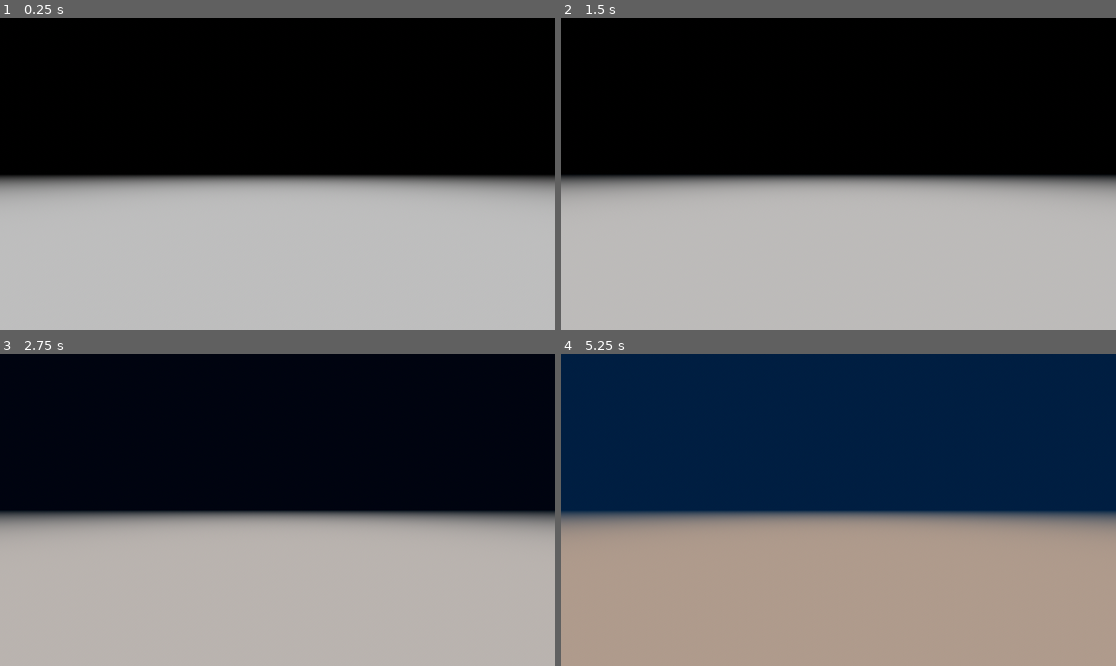
Above: before the commit, frames 1-4 (two rows, left to right).
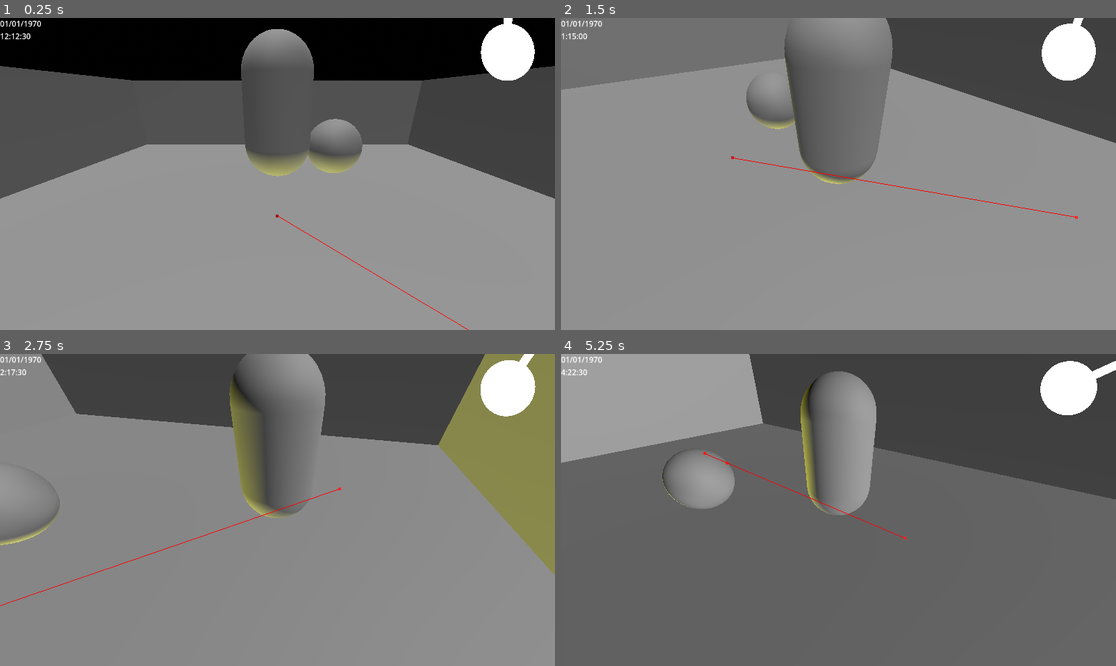
Above: after the commit, the same moments.

Repository: Nathan-R-Og/PlayPlay
Game: Godot game, scene res://node_3d.tscn
The game is run twice, just before and just after one commit, with the same random seed, the same clock (stepped at 60 frames per second) and the same inputs.
Inputs:
- Up to frame 1 (0.25 s): no input
- Up to frame 2 (1.5 s): no input
- Up to frame 3 (2.75 s): no input
- Up to frame 4 (5.25 s): no input

The runs differ from the first frame. In frame 1, 81% of the frame differs, in the area x 0-100%, y 0-100%; in frame 2, 97%; in frame 3, 98%; in frame 4, 98%.

Commit message:
this is a week old
lol

Diff:
--- /dev/null
+++ b/Camera.gd
@@ -0,0 +1,5 @@
+extends Camera3D
+@export var guy:Pet=null
+
+func _process(delta):
+	look_at(guy.position)
--- /dev/null
+++ b/UI.gd
@@ -0,0 +1,59 @@
+extends CanvasLayer
+class_name Pet_Game_UI
+var twelveHour = true
+
+var dateSplit = "/"
+var dateOrder="MM/DD/YYYY"
+
+## Reorders a date according to a passed date order.
+## To use, pass the input date, the splitter you plan to use, the new order, and the old order of values.
+func dateReorder(date, splitter, newOrder, oldOrder = "YMD"):
+	var oSplitter = "/"
+	for i in date.length():
+		if !date[i].is_valid_int():
+			oSplitter = date[i]
+			break
+
+
+
+	var wrapper = Array(date.split(oSplitter))
+	var y = 0
+	var m = 0
+	var d = 0
+
+	for i in oldOrder.length():
+		match oldOrder[i]:
+			"D": d = str(int(wrapper[i]))#day
+			"M": m = str(int(wrapper[i]))#month
+			"Y": y = str(int(wrapper[i]))#year
+
+
+
+	wrapper = []
+	for i in newOrder.split("/"):
+		var use = -1
+		match i[0]:
+			"D": use = d#day
+			"M": use = m#month
+			"Y": use = y#year
+		#pad_zero throws a fuck ton errors; using this instead
+		while use.length() < i.length(): use = "0"+use
+		wrapper.append(use)
+	return splitter.join(wrapper)
+
+func _process(delta):
+	var parse = Time.get_datetime_string_from_unix_time(get_tree().current_scene.useTime).split("T")
+
+	var raw = parse.duplicate()
+
+
+	var newDate = dateReorder(parse[0], dateSplit, dateOrder)
+
+	var wrapper = Array(parse[1].split(":"))
+	if twelveHour: wrapper.insert(0, str(wrapi(int(wrapper.pop_front()), 1, 13)) )
+	var newTime = ":".join(wrapper)
+
+	$Time.text = str(newDate+"\n"+newTime)
+
+
+	$Dial.rotation_degrees = (get_tree().current_scene.hours / 24.0) * 360
--- /dev/null
+++ b/node_3d.gd
@@ -0,0 +1,18 @@
+extends Node3D
+var time = 0.0
+var realTime = false
+var miliseconds
+var seconds = 0.0
+var minutes = 0.0
+var hours = 0.0
+var useTime = 0.0
+func _process(delta):
+	var localTime = Time.get_unix_time_from_system() + (Time.get_time_zone_from_system().bias * 60)
+	if realTime: useTime = localTime
+	else:
+		time += delta * 3000
+		useTime = time
+	miliseconds = useTime - floor(useTime)
+	seconds = fmod(useTime, 60)
+	minutes = useTime / 60.0
+	hours = minutes / 60.0
--- a/node_3d.tscn
+++ b/node_3d.tscn
@@ -1,6 +1,10 @@
-[gd_scene load_steps=5 format=3 uid="uid://bg8k6epuuvbed"]
+[gd_scene load_steps=20 format=3 uid="uid://bg8k6epuuvbed"]
 
+[ext_resource type="Script" path="res://node_3d.gd" id="1_a5v35"]
+[ext_resource type="Script" path="res://Camera.gd" id="1_ixixm"]
 [ext_resource type="Script" path="res://range.gd" id="1_w38eq"]
+[ext_resource type="PackedScene" uid="uid://c4dju4bfqg51v" path="res://playplay.tscn" id="2_vu28x"]
+[ext_resource type="Script" path="res://UI.gd" id="5_vqs81"]
 
 [sub_resource type="ProceduralSkyMaterial" id="ProceduralSkyMaterial_i3688"]
 sky_top_color = Color(0.384314, 0.454902, 0.54902, 1)
@@ -13,18 +17,138 @@
 background_mode = 2
 sky = SubResource("Sky_8vodk")
 
+[sub_resource type="BoxMesh" id="BoxMesh_wpp70"]
+
+[sub_resource type="ConcavePolygonShape3D" id="ConcavePolygonShape3D_25d6q"]
+data = PackedVector3Array(-0.5, 0.5, 0.5, 0.5, 0.5, 0.5, -0.5, -0.5, 0.5, 0.5, 0.5, 0.5, 0.5, -0.5, 0.5, -0.5, -0.5, 0.5, 0.5, 0.5, -0.5, -0.5, 0.5, -0.5, 0.5, -0.5, -0.5, -0.5, 0.5, -0.5, -0.5, -0.5, -0.5, 0.5, -0.5, -0.5, 0.5, 0.5, 0.5, 0.5, 0.5, -0.5, 0.5, -0.5, 0.5, 0.5, 0.5, -0.5, 0.5, -0.5, -0.5, 0.5, -0.5, 0.5, -0.5, 0.5, -0.5, -0.5, 0.5, 0.5, -0.5, -0.5, -0.5, -0.5, 0.5, 0.5, -0.5, -0.5, 0.5, -0.5, -0.5, -0.5, 0.5, 0.5, 0.5, -0.5, 0.5, 0.5, 0.5, 0.5, -0.5, -0.5, 0.5, 0.5, -0.5, 0.5, -0.5, 0.5, 0.5, -0.5, -0.5, -0.5, 0.5, 0.5, -0.5, 0.5, -0.5, -0.5, -0.5, 0.5, -0.5, 0.5, 0.5, -0.5, -0.5, -0.5, -0.5, -0.5)
+
+[sub_resource type="ConcavePolygonShape3D" id="ConcavePolygonShape3D_kqx63"]
+data = PackedVector3Array(-0.5, 0.5, 0.5, 0.5, 0.5, 0.5, -0.5, -0.5, 0.5, 0.5, 0.5, 0.5, 0.5, -0.5, 0.5, -0.5, -0.5, 0.5, 0.5, 0.5, -0.5, -0.5, 0.5, -0.5, 0.5, -0.5, -0.5, -0.5, 0.5, -0.5, -0.5, -0.5, -0.5, 0.5, -0.5, -0.5, 0.5, 0.5, 0.5, 0.5, 0.5, -0.5, 0.5, -0.5, 0.5, 0.5, 0.5, -0.5, 0.5, -0.5, -0.5, 0.5, -0.5, 0.5, -0.5, 0.5, -0.5, -0.5, 0.5, 0.5, -0.5, -0.5, -0.5, -0.5, 0.5, 0.5, -0.5, -0.5, 0.5, -0.5, -0.5, -0.5, 0.5, 0.5, 0.5, -0.5, 0.5, 0.5, 0.5, 0.5, -0.5, -0.5, 0.5, 0.5, -0.5, 0.5, -0.5, 0.5, 0.5, -0.5, -0.5, -0.5, 0.5, 0.5, -0.5, 0.5, -0.5, -0.5, -0.5, 0.5, -0.5, 0.5, 0.5, -0.5, -0.5, -0.5, -0.5, -0.5)
+
+[sub_resource type="ConcavePolygonShape3D" id="ConcavePolygonShape3D_w5kyq"]
+data = PackedVector3Array(-0.5, 0.5, 0.5, 0.5, 0.5, 0.5, -0.5, -0.5, 0.5, 0.5, 0.5, 0.5, 0.5, -0.5, 0.5, -0.5, -0.5, 0.5, 0.5, 0.5, -0.5, -0.5, 0.5, -0.5, 0.5, -0.5, -0.5, -0.5, 0.5, -0.5, -0.5, -0.5, -0.5, 0.5, -0.5, -0.5, 0.5, 0.5, 0.5, 0.5, 0.5, -0.5, 0.5, -0.5, 0.5, 0.5, 0.5, -0.5, 0.5, -0.5, -0.5, 0.5, -0.5, 0.5, -0.5, 0.5, -0.5, -0.5, 0.5, 0.5, -0.5, -0.5, -0.5, -0.5, 0.5, 0.5, -0.5, -0.5, 0.5, -0.5, -0.5, -0.5, 0.5, 0.5, 0.5, -0.5, 0.5, 0.5, 0.5, 0.5, -0.5, -0.5, 0.5, 0.5, -0.5, 0.5, -0.5, 0.5, 0.5, -0.5, -0.5, -0.5, 0.5, 0.5, -0.5, 0.5, -0.5, -0.5, -0.5, 0.5, -0.5, 0.5, 0.5, -0.5, -0.5, -0.5, -0.5, -0.5)
+
+[sub_resource type="ConcavePolygonShape3D" id="ConcavePolygonShape3D_l2vok"]
+data = PackedVector3Array(-0.5, 0.5, 0.5, 0.5, 0.5, 0.5, -0.5, -0.5, 0.5, 0.5, 0.5, 0.5, 0.5, -0.5, 0.5, -0.5, -0.5, 0.5, 0.5, 0.5, -0.5, -0.5, 0.5, -0.5, 0.5, -0.5, -0.5, -0.5, 0.5, -0.5, -0.5, -0.5, -0.5, 0.5, -0.5, -0.5, 0.5, 0.5, 0.5, 0.5, 0.5, -0.5, 0.5, -0.5, 0.5, 0.5, 0.5, -0.5, 0.5, -0.5, -0.5, 0.5, -0.5, 0.5, -0.5, 0.5, -0.5, -0.5, 0.5, 0.5, -0.5, -0.5, -0.5, -0.5, 0.5, 0.5, -0.5, -0.5, 0.5, -0.5, -0.5, -0.5, 0.5, 0.5, 0.5, -0.5, 0.5, 0.5, 0.5, 0.5, -0.5, -0.5, 0.5, 0.5, -0.5, 0.5, -0.5, 0.5, 0.5, -0.5, -0.5, -0.5, 0.5, 0.5, -0.5, 0.5, -0.5, -0.5, -0.5, 0.5, -0.5, 0.5, 0.5, -0.5, -0.5, -0.5, -0.5, -0.5)
+
+[sub_resource type="ConcavePolygonShape3D" id="ConcavePolygonShape3D_6hgp3"]
+data = PackedVector3Array(-0.5, 0.5, 0.5, 0.5, 0.5, 0.5, -0.5, -0.5, 0.5, 0.5, 0.5, 0.5, 0.5, -0.5, 0.5, -0.5, -0.5, 0.5, 0.5, 0.5, -0.5, -0.5, 0.5, -0.5, 0.5, -0.5, -0.5, -0.5, 0.5, -0.5, -0.5, -0.5, -0.5, 0.5, -0.5, -0.5, 0.5, 0.5, 0.5, 0.5, 0.5, -0.5, 0.5, -0.5, 0.5, 0.5, 0.5, -0.5, 0.5, -0.5, -0.5, 0.5, -0.5, 0.5, -0.5, 0.5, -0.5, -0.5, 0.5, 0.5, -0.5, -0.5, -0.5, -0.5, 0.5, 0.5, -0.5, -0.5, 0.5, -0.5, -0.5, -0.5, 0.5, 0.5, 0.5, -0.5, 0.5, 0.5, 0.5, 0.5, -0.5, -0.5, 0.5, 0.5, -0.5, 0.5, -0.5, 0.5, 0.5, -0.5, -0.5, -0.5, 0.5, 0.5, -0.5, 0.5, -0.5, -0.5, -0.5, 0.5, -0.5, 0.5, 0.5, -0.5, -0.5, -0.5, -0.5, -0.5)
+
+[sub_resource type="NavigationMesh" id="NavigationMesh_eva76"]
+vertices = PackedVector3Array(-0.5, 0.5, 0.5, 0.5, 0.5, -0.5, 0.5, 0.5, 0.5, -0.5, 0.5, -0.5, -0.5, -0.5, 0.5, 0.5, -0.5, -0.5, 0.5, -0.5, 0.5, -0.5, -0.5, -0.5, 0.5, 0.5, 0.5, -0.5, 0.5, -0.5, 0.5, 0.5, -0.5, -0.5, 0.5, 0.5, 0.5, -0.5, 0.5, -0.5, -0.5, -0.5, 0.5, -0.5, -0.5, -0.5, -0.5, 0.5, 0.5, 0.5, 0.5, -0.5, -0.5, 0.5, -0.5, 0.5, 0.5, 0.5, -0.5, 0.5, 0.5, 0.5, -0.5, -0.5, -0.5, -0.5, -0.5, 0.5, -0.5, 0.5, -0.5, -0.5)
+polygons = [PackedInt32Array(0, 2, 4), PackedInt32Array(2, 6, 4), PackedInt32Array(1, 3, 5), PackedInt32Array(3, 7, 5), PackedInt32Array(8, 10, 12), PackedInt32Array(10, 14, 12), PackedInt32Array(9, 11, 13), PackedInt32Array(11, 15, 13), PackedInt32Array(16, 18, 20), PackedInt32Array(18, 22, 20), PackedInt32Array(17, 19, 21), PackedInt32Array(19, 23, 21)]
+
+[sub_resource type="SphereMesh" id="SphereMesh_j8noc"]
+
+[sub_resource type="SphereShape3D" id="SphereShape3D_tm7g7"]
+
+[sub_resource type="SphereMesh" id="SphereMesh_jg2r2"]
+
+[sub_resource type="BoxMesh" id="BoxMesh_f14ve"]
+
 [node name="Node3D" type="Node3D"]
+script = ExtResource("1_a5v35")
+
+[node name="Level" type="Node3D" parent="."]
+
+[node name="Camera" type="Camera3D" parent="Level" node_paths=PackedStringArray("guy")]
+transform = Transform3D(1, 0, 0, 0, 0.936672, 0.350207, 0, -0.350207, 0.936672, 0, 0.733186, 3.13574)
+current = true
+script = ExtResource("1_ixixm")
+guy = NodePath("../../Objects/PlayPlay")
+
+[node name="Env" type="WorldEnvironment" parent="Level"]
+environment = SubResource("Environment_0tsrc")
 script = ExtResource("1_w38eq")
 
-[node name="Camera" type="Camera3D" parent="."]
-current = true
-
-[node name="Env" type="WorldEnvironment" parent="."]
-environment = SubResource("Environment_0tsrc")
-
-[node name="Sun" type="DirectionalLight3D" parent="."]
+[node name="Sun" type="DirectionalLight3D" parent="Level/Env"]
 transform = Transform3D(1, 0, 0, 0, -4.37114e-08, -1, 0, 1, -4.37114e-08, 0, 0, 0)
 light_color = Color(1, 1, 0, 1)
 
-[node name="Moon" type="DirectionalLight3D" parent="."]
+[node name="Moon" type="DirectionalLight3D" parent="Level/Env"]
 transform = Transform3D(1, 0, 0, 0, -4.37114e-08, -1, 0, 1, -4.37114e-08, 0, 0, 0)
+
+[node name="Meshes" type="Node3D" parent="Level"]
+
+[node name="MeshInstance3D" type="MeshInstance3D" parent="Level/Meshes"]
+transform = Transform3D(-0.352313, 0, 0, 0, -2.64653, 0, 0, 0, -12.2623, -5.97597, 0, 4.74303e-08)
+mesh = SubResource("BoxMesh_wpp70")
+skeleton = NodePath("../..")
+
+[node name="MeshInstance3D2" type="MeshInstance3D" parent="Level/Meshes"]
+transform = Transform3D(0.352313, 0, 1.07201e-06, 0, -2.64653, 0, -3.08001e-08, 0, 12.2623, 5.97597, 0, -4.75696e-07)
+mesh = SubResource("BoxMesh_wpp70")
+skeleton = NodePath("../..")
+
+[node name="MeshInstance3D3" type="MeshInstance3D" parent="Level/Meshes"]
+transform = Transform3D(1.54204e-08, 0, -12.2462, 0, -2.64653, 0, 0.352778, 0, 5.35297e-07, 3.03896e-07, 0, 5.98386)
+mesh = SubResource("BoxMesh_wpp70")
+skeleton = NodePath("../..")
+
+[node name="MeshInstance3D4" type="MeshInstance3D" parent="Level/Meshes"]
+transform = Transform3D(-4.62612e-08, 0, 12.2462, 0, -2.64653, 0, -0.352778, 0, -1.60589e-06, -7.40976e-07, 0, -5.98386)
+mesh = SubResource("BoxMesh_wpp70")
+skeleton = NodePath("../..")
+
+[node name="MeshInstance3D5" type="MeshInstance3D" parent="Level/Meshes"]
+transform = Transform3D(11.836, 0, 0, 0, 0.0751039, 0, 0, 0, 11.6607, 4.26776e-08, -1.30539, 4.74303e-08)
+mesh = SubResource("BoxMesh_wpp70")
+skeleton = NodePath("../..")
+
+[node name="StaticBody3D" type="StaticBody3D" parent="Level/Meshes"]
+transform = Transform3D(11.836, 0, 0, 0, 0.0751039, 0, 0, 0, 11.6607, 4.26776e-08, -1.30539, 4.74303e-08)
+
+[node name="CollisionShape3D" type="CollisionShape3D" parent="Level/Meshes/StaticBody3D"]
+shape = SubResource("ConcavePolygonShape3D_25d6q")
+
+[node name="CollisionShape3D2" type="CollisionShape3D" parent="Level/Meshes/StaticBody3D"]
+transform = Transform3D(-3.90336e-09, 0, 1.03465, 0, -35.2382, 0, -0.0302536, 0, -1.379e-07, -6.62092e-08, 17.3811, -0.513165)
+shape = SubResource("ConcavePolygonShape3D_kqx63")
+
+[node name="CollisionShape3D3" type="CollisionShape3D" parent="Level/Meshes/StaticBody3D"]
+transform = Transform3D(1.30112e-09, 0, -1.03465, 0, -35.2382, 0, 0.0302536, 0, 4.59667e-08, 2.20697e-08, 17.3811, 0.513165)
+shape = SubResource("ConcavePolygonShape3D_w5kyq")
+
+[node name="CollisionShape3D4" type="CollisionShape3D" parent="Level/Meshes/StaticBody3D"]
+transform = Transform3D(0.0297661, 0, 9.04521e-08, 0, -35.2382, 0, -2.64485e-09, 0, 1.05159, 0.504897, 17.3811, -4.48623e-08)
+shape = SubResource("ConcavePolygonShape3D_l2vok")
+
+[node name="CollisionShape3D5" type="CollisionShape3D" parent="Level/Meshes/StaticBody3D"]
+transform = Transform3D(-0.0297661, 0, 0, 0, -35.2382, 0, 0, 0, -1.05159, -0.504897, 17.3811, 0)
+shape = SubResource("ConcavePolygonShape3D_6hgp3")
+
+[node name="NavigationRegion3D" type="NavigationRegion3D" parent="Level"]
+transform = Transform3D(10.5982, 0, 0, 0, 0.001, 0, 0, 0, 11.0559, 0, -1.26985, 0)
+navigation_mesh = SubResource("NavigationMesh_eva76")
+
+[node name="Objects" type="Node3D" parent="."]
+
+[node name="ball2" type="RigidBody3D" parent="Objects"]
+transform = Transform3D(1, 0, 0, 0, 1, 0, 0, 0, 1, 1.05012, 0.134035, -0.608329)
+mass = 0.03
+
+[node name="MeshInstance3D" type="MeshInstance3D" parent="Objects/ball2"]
+mesh = SubResource("SphereMesh_j8noc")
+skeleton = NodePath("../../ball2")
+
+[node name="CollisionShape3D" type="CollisionShape3D" parent="Objects/ball2"]
+shape = SubResource("SphereShape3D_tm7g7")
+
+[node name="PlayPlay" parent="Objects" instance=ExtResource("2_vu28x")]
+
+[node name="UI" type="CanvasLayer" parent="."]
+script = ExtResource("5_vqs81")
+
+[node name="Time" type="Label" parent="UI"]
+offset_right = 40.0
+offset_bottom = 23.0
+
+[node name="Dial" type="MeshInstance2D" parent="UI"]
+position = Vector2(1054, 71)
+scale = Vector2(111.376, 119.25)
+mesh = SubResource("SphereMesh_jg2r2")
+
+[node name="MeshInstance2D2" type="MeshInstance2D" parent="UI/Dial"]
+position = Vector2(-0.0269356, -0.595388)
+scale = Vector2(0.158813, 1)
+mesh = SubResource("BoxMesh_f14ve")
--- /dev/null
+++ b/playPlay.gd
@@ -0,0 +1,41 @@
+extends CharacterBody3D
+class_name Pet
+@onready var navigation:NavigationAgent3D = $nav
+var SPEED = 2
+var timer:SceneTreeTimer = null
+
+enum behaviors {
+	None = 0,
+	Wander = 1,
+	Interact = 2,
+}
+var behavior = behaviors.Wander
+
+func _physics_process(delta):
+	match behavior:
+		behaviors.Wander:
+			var current = position
+			var next = navigation.get_next_path_position()
+			var newV = (next - current).normalized() * SPEED
+			if navigation.is_navigation_finished():
+				var s = Vector2(velocity.x, velocity.z).move_toward(Vector2.ZERO, .1)
+				velocity = Vector3(s.x, velocity.y, s.y)
+			else: velocity = newV
+			move_and_slide()
+	physInteract()
+
+func _process(delta):
+	match behavior:
+		behaviors.Wander:
+			if timer == null or timer.time_left == 0.0:
+				navigation.target_position = Vector3(randf_range(-4, 4),0,randf_range(-4, 4))
+				timer = get_tree().create_timer(randf_range(1, 5))
+
+## Applies impulse to RigidBodies if colliding with the collision.
+func physInteract():
+	for col_id in get_slide_collision_count():
+		var col := get_slide_collision(col_id)
+		if col.get_collider() is RigidBody3D:
+			var pushPower = 0.0075
+			col.get_collider().apply_central_impulse(-col.get_normal() * pushPower)
+			col.get_collider().apply_impulse(-col.get_normal() * pushPower, col.get_position())
--- /dev/null
+++ b/playplay.tscn
@@ -0,0 +1,24 @@
+[gd_scene load_steps=4 format=3 uid="uid://c4dju4bfqg51v"]
+
+[ext_resource type="Script" path="res://playPlay.gd" id="1_xwvcb"]
+
+[sub_resource type="CapsuleMesh" id="CapsuleMesh_t8dnm"]
+
+[sub_resource type="CapsuleShape3D" id="CapsuleShape3D_808kw"]
+
+[node name="PlayPlay" type="CharacterBody3D"]
+script = ExtResource("1_xwvcb")
+
+[node name="MeshInstance3D" type="MeshInstance3D" parent="."]
+transform = Transform3D(1, 0, 0, 0, 1, 0, 0, 0, 1, 0, 1, 0)
+mesh = SubResource("CapsuleMesh_t8dnm")
+
+[node name="CollisionShape3D" type="CollisionShape3D" parent="."]
+transform = Transform3D(1, 0, 0, 0, 1, 0, 0, 0, 1, 0, 1, 0)
+shape = SubResource("CapsuleShape3D_808kw")
+
+[node name="nav" type="NavigationAgent3D" parent="."]
+path_desired_distance = 0.1
+target_desired_distance = 2.0
+avoidance_enabled = true
+debug_enabled = true
--- a/range.gd
+++ b/range.gd
@@ -1,33 +1,32 @@
-extends Node3D
-var time = 0.0
-var dayColor = {
+extends WorldEnvironment
+class_name DayNight
+@export var dayColor = {
 	"top": Color("#006edf"),
 	"horizon": Color("#006edf"),
 	"bottom": Color.SADDLE_BROWN,
-
-
 }
-var nightColor = {
+@export var nightColor = {
 	"top": Color.BLACK,
 	"horizon": Color.BLACK,
 	"bottom": Color.GRAY,
-
 }
 
 func _process(delta):
-	time += delta * 3000
-	var minutes = time / 60.0
-	var hours = minutes / 60.0
-	var ranger = wrapf(hours / 24.0, 0, 1)
-	$Sun.rotation_degrees.x = 90 + (ranger * 360)
-	$Moon.rotation_degrees.x = -90 + (ranger * 360)
+
+	var ranger = wrapf(get_tree().current_scene.hours / 24.0, 0, 1)
+
+	var SUN = get_node("Sun")
+	var MOON = get_node("Moon")
+
+	SUN.rotation_degrees.x = 90 + (ranger * 360)
+	MOON.rotation_degrees.x = -90 + (ranger * 360)
 	var scalar = ((sin((ranger * 2 * PI) - deg_to_rad(90))) / 2.0) + .5
-	var mat = $Env.environment.sky.sky_material
+
+	var mat = environment.sky.sky_material
 	mat.sky_top_color = cOutput(scalar, dayColor.top, nightColor.top)
 	mat.sky_horizon_color = cOutput(scalar, dayColor.horizon, nightColor.horizon)
-	var what = cOutput(scalar, dayColor.bottom, nightColor.bottom)
-	mat.ground_bottom_color = what
 	mat.ground_horizon_color = cOutput(scalar, dayColor.horizon, nightColor.horizon)
+	mat.ground_bottom_color = cOutput(scalar, dayColor.bottom, nightColor.bottom)
 
 func cOutput(range, color1, color2):
 	var s = Gradient.new()
